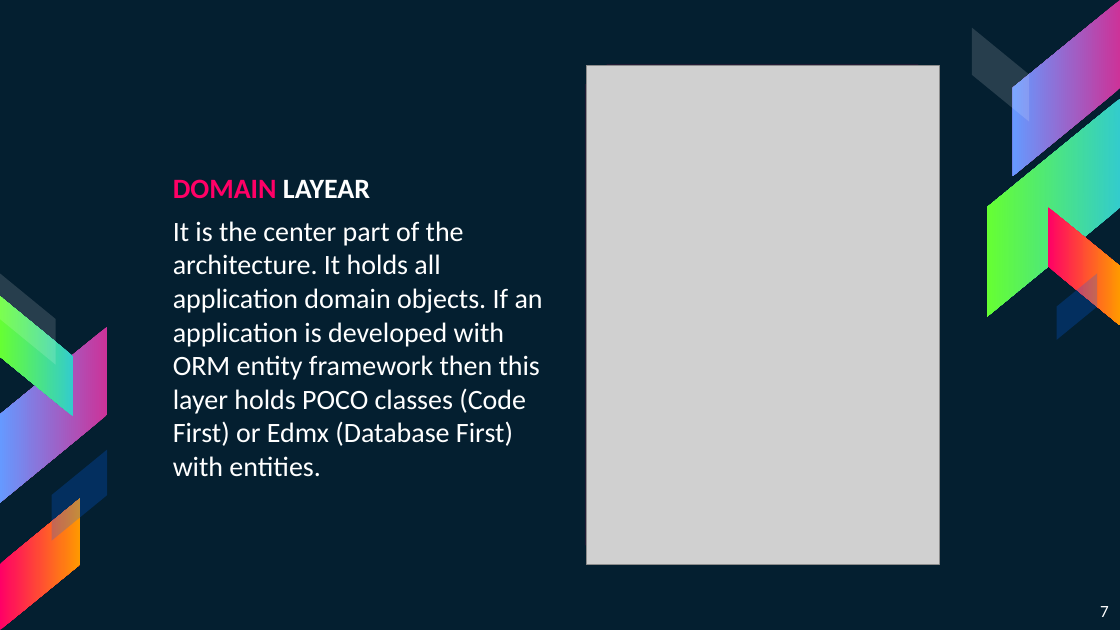
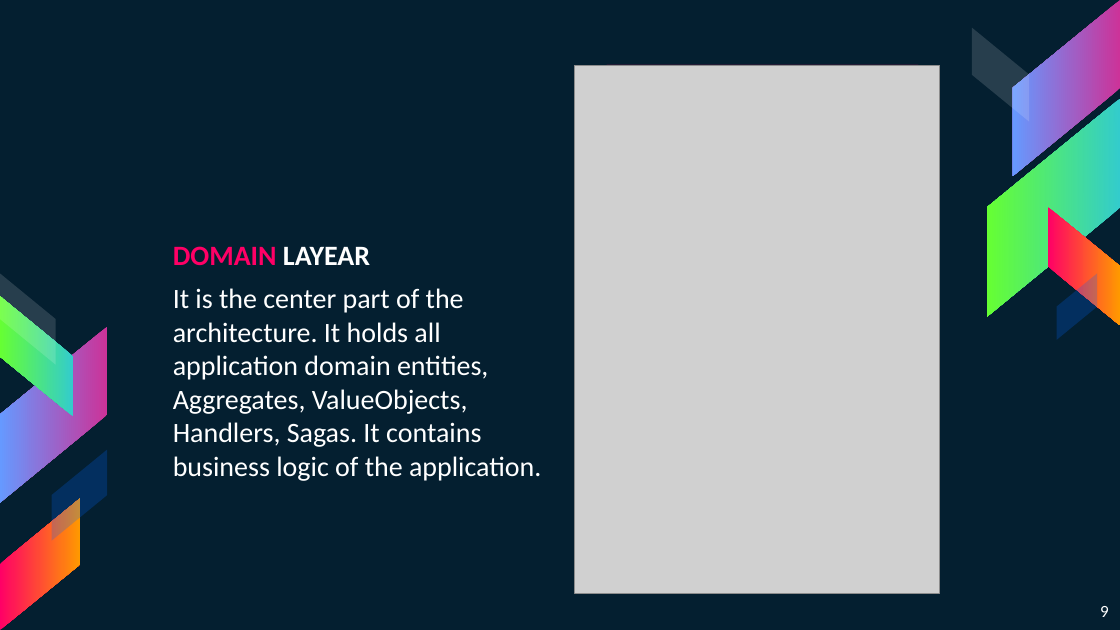
Before and after one commit to khdevnet/cqrs-architecture, a slide deck: slide 9 of docs/presentation/CQRS-EventSourcing-Architecture-Overview.pptx (slide 7 before the commit). Drawn at 1120x630 pixels with LibreOffice and Linux fonts; fonts in the diff are those of the drawing; grey boxes stand for pictures. Boxes give left, top, right and bottom in pixels: in the first picture for what was removed or moved away, otherwise in the second. Text is boxed around its words. In the diff, an @@ line names an element or a change of style, - is before the commit and + after.

```diff
--- a/docs/presentation/CQRS-EventSourcing-Architecture-Overview.pptx
+++ b/docs/presentation/CQRS-EventSourcing-Architecture-Overview.pptx
@@ picture: place and size @@
-picture at [587,66,940,564]
+picture at [575,66,940,594]
@@ text at [173,288,541,481]: text changed @@
-It is the center part of the architecture. It holds all application domain objects. If an application is developed with ORM entity framework then this layer holds POCO classes (Code First) or Edmx (Database First) with entities.
+It is the center part of the architecture. It holds all application domain entities, Aggregates, ValueObjects, Handlers, Sagas. It contains business logic of the application.
@@ page number at [1100,606,1109,617]: text changed @@
-7
+9
```
Also in this commit, not shown: 5 other slides changed, 5 slides added, 5 slides removed, 2 other files.
